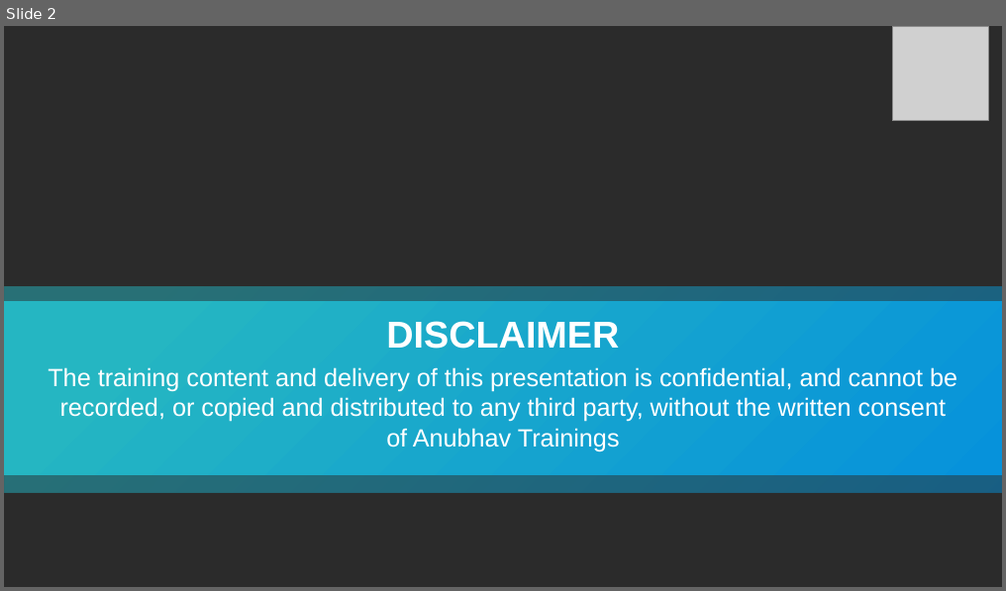
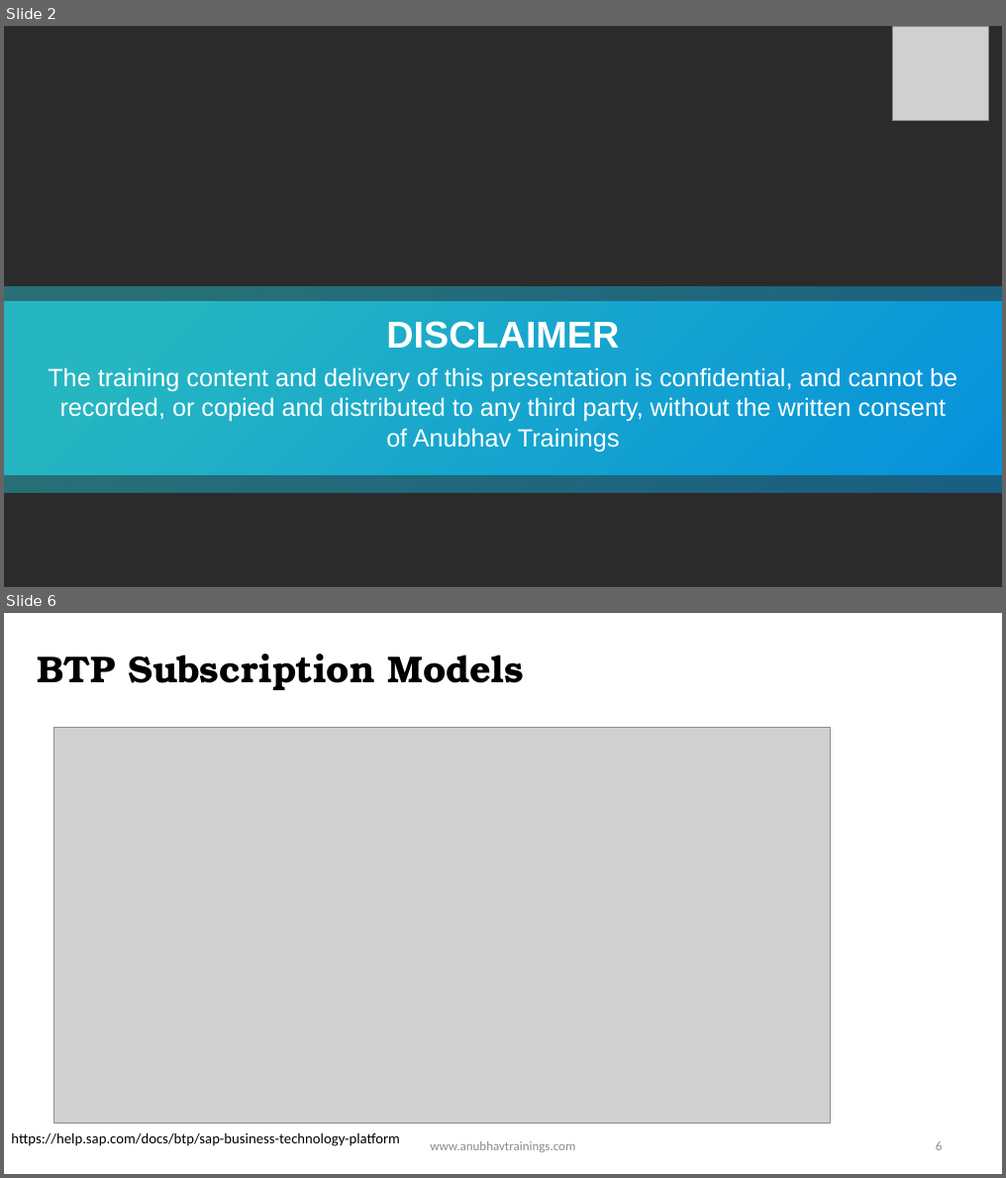
Before and after one commit to soyuztechnologies/bosch_advance_cap_ts_training, a slide deck: Day 2/Day 2 -BTP Training.pptx. Shown one above the other, each under a label of ours: slide 2 before the commit, slides 2 and 6 after it; the slides between them are not shown. The pictures are 1006x591 and 1006x1178 pixels, drawn with LibreOffice and Linux fonts; fonts in the diff are those of the drawing; grey boxes stand for pictures; background and template pictures are left out; a plain dark background stands for a picture behind light text. Boxes give left, top, right and bottom in pixels: in the first picture for what was removed or moved away, otherwise in the second. Text is boxed around its words. In the diff, an @@ line names an element or a change of style, - is before the commit and + after.

Commit message:
Auto bot updater Anubhav Trainings

```diff
--- a/Day 2/Day 2 -BTP Training.pptx
+++ b/Day 2/Day 2 -BTP Training.pptx
@@ slide 6 added at [4, 613, 1002, 1174], background #FFFFFF @@
@@ title added at [38, 654, 525, 690], 36 pt, text #000000, bold @@
+BTP Subscription Models
@@ picture added at [54, 728, 831, 1124] @@
@@ text added at [11, 1133, 400, 1147], 14 pt, text #000000 @@
+https://help.sap.com/docs/btp/sap-business-technology-platform
@@ text added at [430, 1142, 575, 1153], 12.4 pt, text #8C8C8C @@
+www.anubhavtrainings.com
@@ page number added at [936, 1142, 943, 1151], 12.4 pt, text #8C8C8C @@
+6
```
Also in this commit, not shown: 3 slides changed, 1 other slide added.
